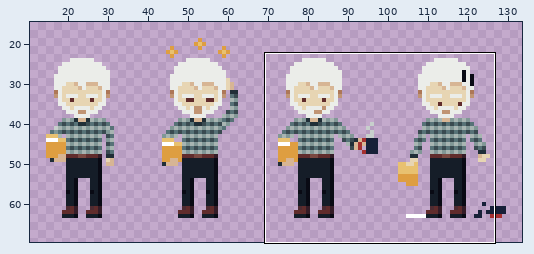
Pixel-art file, stored at graphics/professor/professor.aseprite. The picture above shows the old version from afar; the outline marks the close-up.
Close-up. Before the commit:
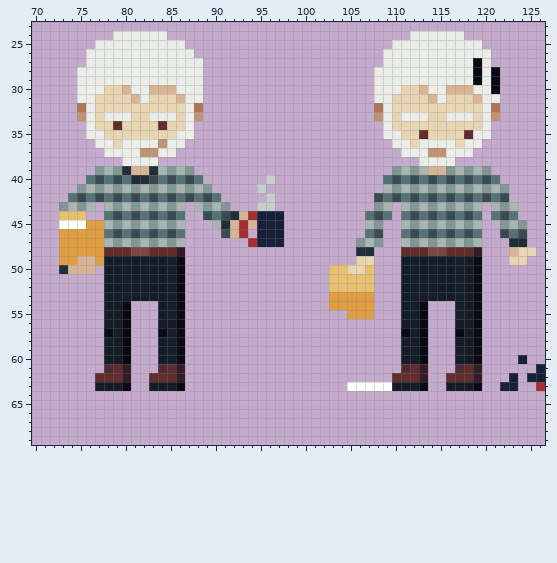
144x80 pixels, 1 frame. Shown: x 70..126, y 23..69. The wide view leaves out empty margins. The commit also changed other parts of the picture, which this record leaves out.
The result:
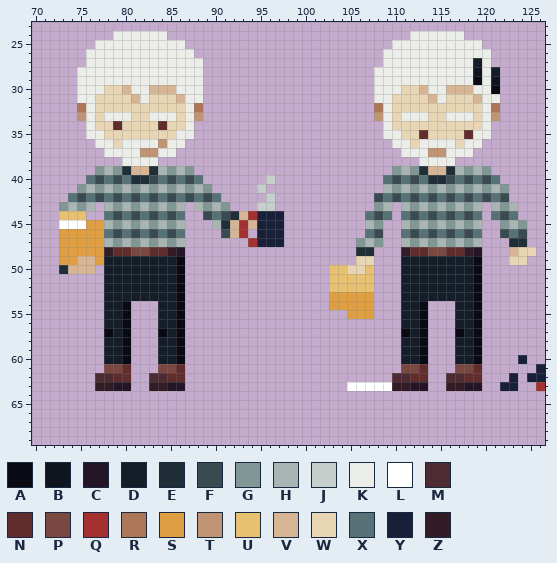
Palette (. is transparent): A #090a14  B #10141f  C #241527  D #151d28  E #202e37  F #394a50  G #819796  H #a8b5b2  J #c7cfcc  K #ebede9  L #ffffff  M #4d2b32  N #602c2c  P #7a4841  Q #a53030  R #ad7757  S #de9e41  T #c09473  U #e8c170  V #d7b594  W #e7d5b3  X #577277  Y #172038  Z #341c27
The exact change:
{"y":27,"x":119,"old":"A","new":"D"}
{"y":28,"x":119,"old":"A","new":"B"}
{"y":28,"x":121,"old":"A","new":"D"}
{"y":29,"x":121,"old":"A","new":"B"}
{"y":39,"x":113,"old":"H","new":"E"}
{"y":39,"x":116,"old":"G","new":"E"}
{"y":40,"x":114,"old":"FX","new":"EE"}
{"y":48,"x":78,"old":"N","new":"Z"}
{"y":48,"x":85,"old":"NZ","new":"ZC"}
{"y":48,"x":111,"old":"N","new":"Z"}
{"y":48,"x":118,"old":"NZ","new":"ZC"}
{"y":61,"x":78,"old":"MNZ","new":"PPN"}
{"y":61,"x":84,"old":"MNZ","new":"PPN"}
{"y":61,"x":111,"old":"MNZ","new":"PPN"}
{"y":61,"x":117,"old":"MNZ","new":"PPN"}
{"y":62,"x":77,"old":"NN","new":"MM"}
{"y":62,"x":80,"old":"Z","new":"N"}
{"y":62,"x":83,"old":"NN","new":"MM"}
{"y":62,"x":86,"old":"Z","new":"N"}
{"y":62,"x":110,"old":"NN","new":"MM"}
{"y":62,"x":113,"old":"Z","new":"N"}
{"y":62,"x":116,"old":"NN","new":"MM"}
{"y":62,"x":119,"old":"Z","new":"N"}
{"y":63,"x":77,"old":"DDDA","new":"ZZCC"}
{"y":63,"x":83,"old":"DDDA","new":"ZZCC"}
{"y":63,"x":110,"old":"DDDA","new":"ZZCC"}
{"y":63,"x":116,"old":"DDDA","new":"ZZCC"}
{"label":"changed","picture_box":[473,58,500,85]}
{"label":"changed","picture_box":[419,166,455,184]}
{"label":"changed","picture_box":[104,247,113,256]}
{"label":"changed","picture_box":[167,247,185,256]}
{"label":"changed","picture_box":[401,247,410,256]}
{"label":"changed","picture_box":[464,247,482,256]}
{"label":"changed","picture_box":[95,364,185,391]}
{"label":"changed","picture_box":[392,364,482,391]}
